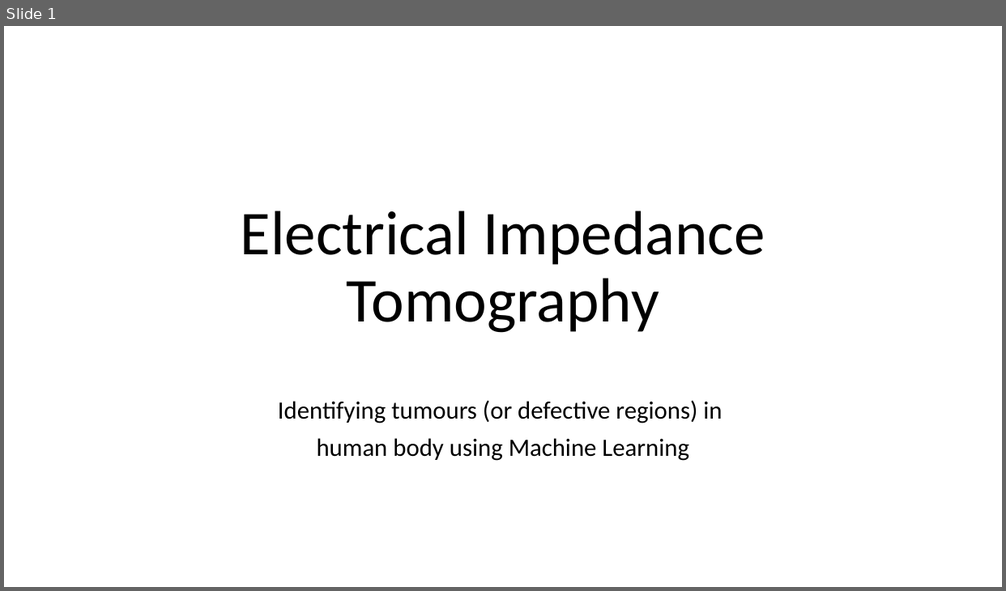
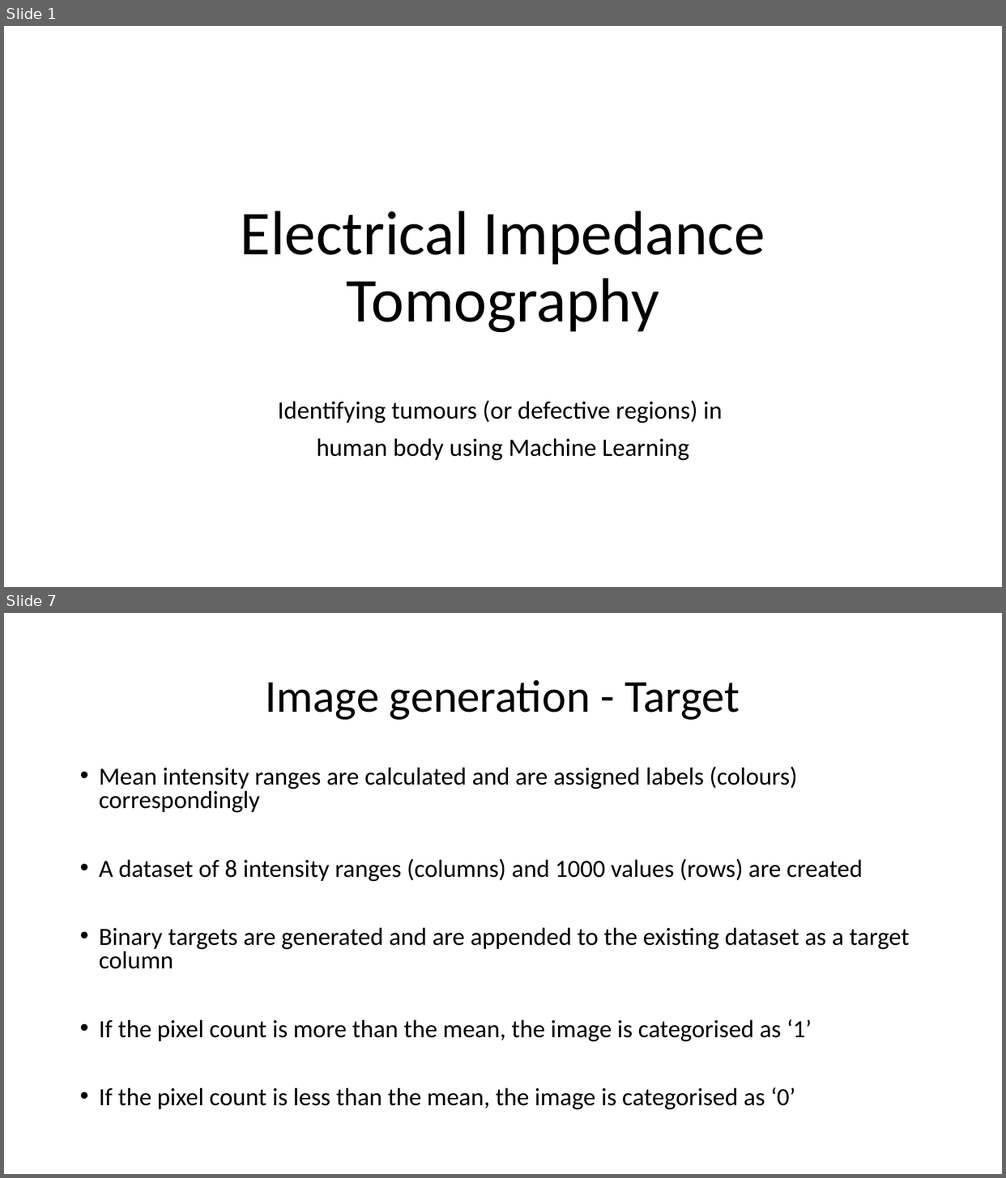
Before and after one commit to nsudhanva/eit, a slide deck: docs/Electrical Impedance Tomography.pptx. Shown one above the other, each under a label of ours: slide 1 before the commit, slides 1 and 7 after it; the slides between them are not shown. The pictures are 1006x591 and 1006x1178 pixels, drawn with LibreOffice and Linux fonts; fonts in the diff are those of the drawing. Boxes give left, top, right and bottom in pixels: in the first picture for what was removed or moved away, otherwise in the second. Text is boxed around its words. In the diff, an @@ line names an element or a change of style, - is before the commit and + after.

```diff
--- a/docs/Electrical Impedance Tomography.pptx
+++ b/docs/Electrical Impedance Tomography.pptx
@@ slide 7 added at (4,613,1002,1174), background #FFFFFF @@
@@ title added at (266,680,740,720), 44 pt, text #000000 @@
+Image generation - Target
@@ text added at (99,767,910,1110), 23.8 pt, text #000000 @@
+• Mean intensity ranges are calculated and are assigned labels (colours) correspondingly
+• A dataset of 8 intensity ranges (columns) and 1000 values (rows) are created
+• Binary targets are generated and are appended to the existing dataset as a target column
+• If the pixel count is more than the mean, the image is categorised as ‘1’
+• If the pixel count is less than the mean, the image is categorised as ‘0’
```
Also in this commit, not shown: 1 slide changed, 6 other slides added, 6 other files.
